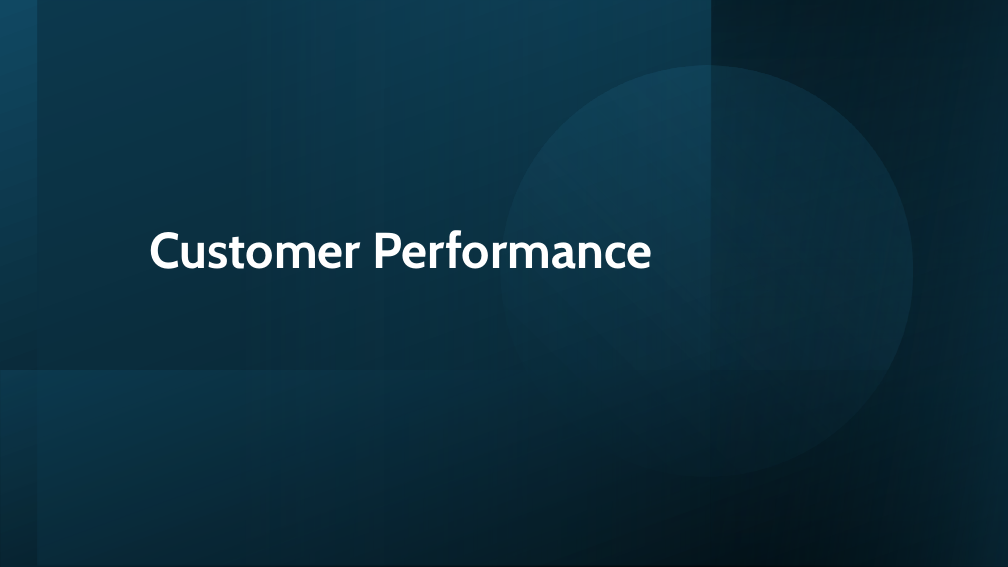
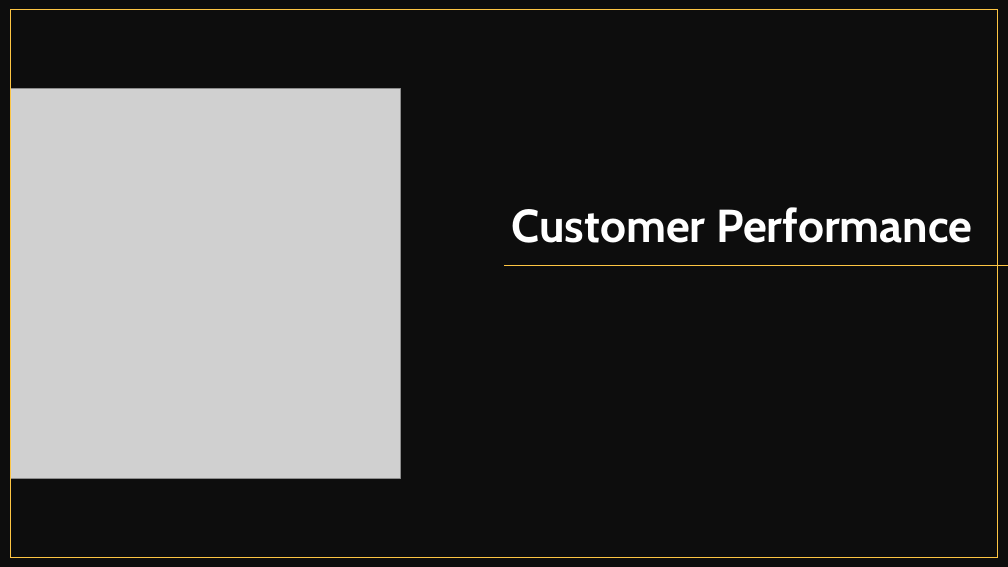
Before and after one commit to cephard/NovaMed-Solutions, a slide deck: slide 20 of NovaMed Solutions Presentation.pptx (slide 19 before the commit). Drawn at 1008x567 pixels with LibreOffice and Linux fonts; fonts in the diff are those of the drawing; grey boxes stand for pictures. Boxes give left, top, right and bottom in pixels: in the first picture for what was removed or moved away, otherwise in the second. Text is boxed around its words. In the diff, an @@ line names an element or a change of style, - is before the commit and + after.

```diff
--- a/NovaMed Solutions Presentation.pptx
+++ b/NovaMed Solutions Presentation.pptx
@@ rectangle at (0, 0, 1008, 567): fill gradient #000000 to #104862 to #0D0D0D @@
@@ rectangle at (11, 10, 998, 558): fill gradient #0B3041 to #156082 to none; outline none to #FDC543 1 pt; mirrored; rotation 180 to 0 degrees @@
@@ ellipse removed at (453, 18, 960, 523) @@
@@ rectangle removed at (711, 0, 1008, 567) @@
@@ rectangle removed at (712, 0, 1008, 567) @@
@@ title "Customer Performance": place and size @@
-title "Customer Performance" at (149, 230, 652, 269)
+title "Customer Performance" at (512, 207, 973, 243)
@@ title "Customer Performance" at (512, 207, 973, 243): size 48 to 44 pt; alignment right to left @@
@@ picture added at (11, 88, 401, 479) @@
@@ line added from (1008, 265) to (504, 265), #FDC543 1 pt @@
@@ rectangle removed at (1, 371, 1008, 567) @@
```
Also in this commit, not shown: 24 other slides changed, 11 slides added, 8 slides removed, 3 other files.
